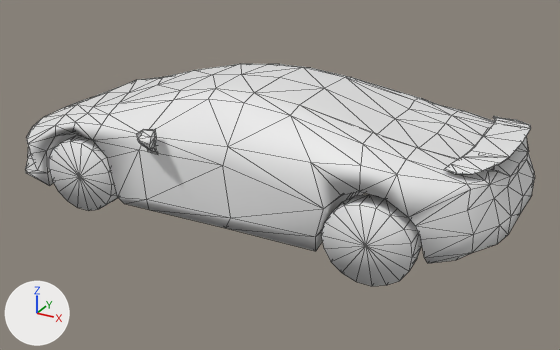
Before and after pictures for a commit that changed the glTF model public/assets/gen3/models/car.glb.
Before and after are seen from a camera (50 mm lens) standing at (1.304, -2.18, 0.973) and looking at (0.105, -0.001, -0.117). Arrows for +X, +Y and +Z are at lower left; the lights stay in place. The older version comes first. Mesh edges are drawn as thin lines. Vertices at exactly the same position are counted once.

Names of what the first picture shows: 'tripo_node_5cd7ee89-4d9a-4513-b54e-7b7aa9f0732a'.
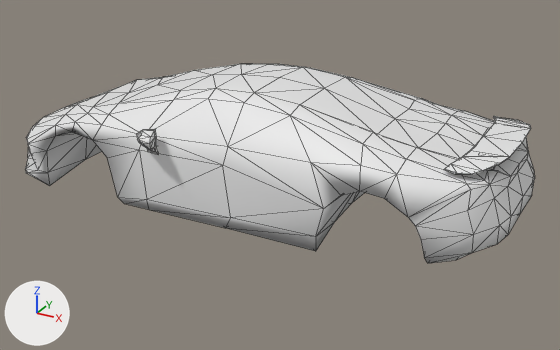
Pixel boxes [x1, y1, x2, y2] of what changed, in the pictures (560 x 350 px; the box of a moved part takes in the faces that stretch with it):
'tripo_node_5cd7ee89-4d9a-4513-b54e-7b7aa9f0732a', reshaped (10% shorter): before [25, 64, 535, 286]; after [25, 64, 535, 263]
part 1 of me_tripo_mesh_5cd7ee89_4d9a_4513_b54e_7b7aa9f0732a, deleted: before [321, 194, 422, 286]
part 2 of me_tripo_mesh_5cd7ee89_4d9a_4513_b54e_7b7aa9f0732a, deleted: before [49, 135, 118, 211]
part 3 of me_tripo_mesh_5cd7ee89_4d9a_4513_b54e_7b7aa9f0732a, moved or reshaped: [451, 157, 509, 174] in both

What the commit changed:
me_tripo_mesh_5cd7ee89_4d9a_4513_b54e_7b7aa9f0732a is used by ob_tripo_node_5cd7ee89_4d9a_4513_b54e_7b7aa9f0732a; location (0.0, 0.0, 0.0).
me_tripo_mesh_5cd7ee89_4d9a_4513_b54e_7b7aa9f0732a had 521 vertices, 964 faces and spanned x -0.93..0.93, y -0.43..0.43, z -0.23..0.23.
me_tripo_mesh_5cd7ee89_4d9a_4513_b54e_7b7aa9f0732a now has 365 vertices, 676 faces and spans x -0.93..0.93, y -0.43..0.43, z -0.18..0.23.
me_tripo_mesh_5cd7ee89_4d9a_4513_b54e_7b7aa9f0732a part 1: the loose piece of 40 vertices spanning x 0.44..0.72, y -0.36..-0.28, z -0.22..0.03 is deleted.
me_tripo_mesh_5cd7ee89_4d9a_4513_b54e_7b7aa9f0732a part 2: the loose piece of 38 vertices spanning x -0.61..-0.33, y -0.38..-0.3, z -0.23..0.02 is deleted.
Part 3, on me_tripo_mesh_5cd7ee89_4d9a_4513_b54e_7b7aa9f0732a:
10 faces are deleted.
10 new faces join them.
Other edits to the shape of me_tripo_mesh_5cd7ee89_4d9a_4513_b54e_7b7aa9f0732a do not show in these pictures.
